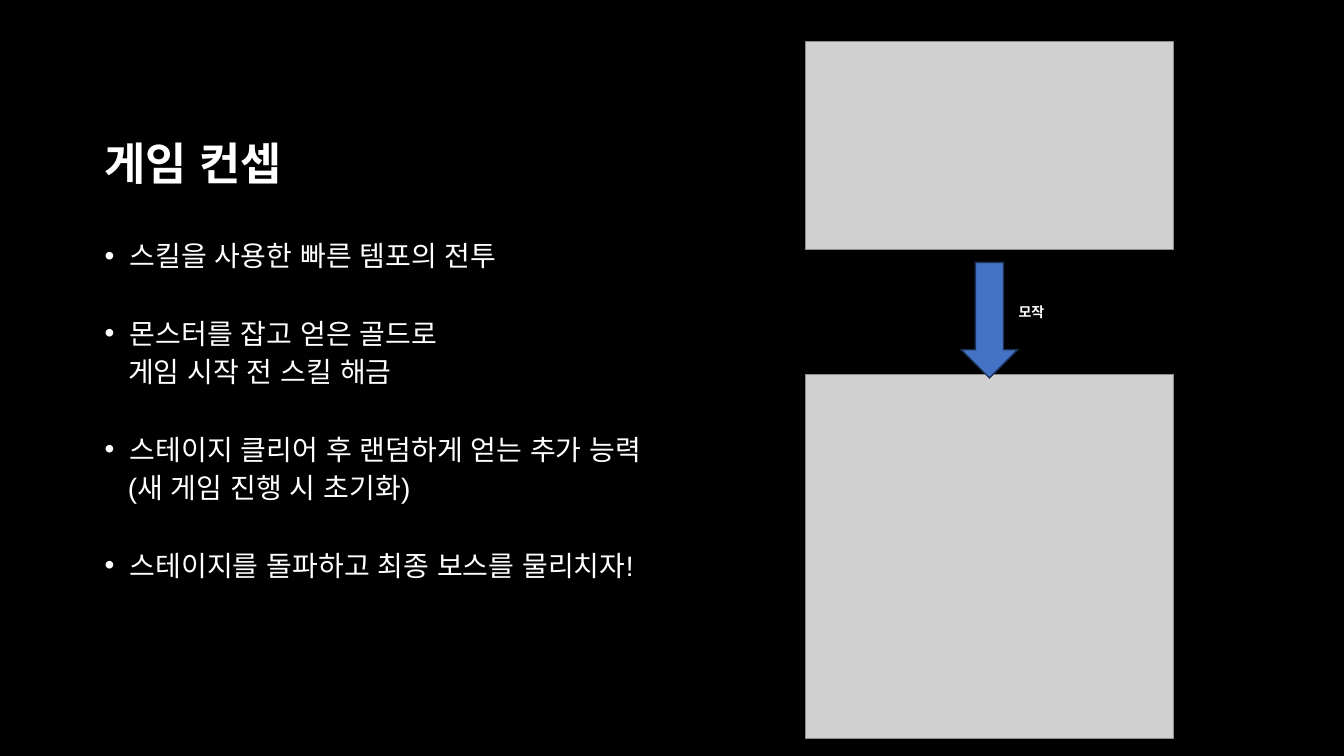
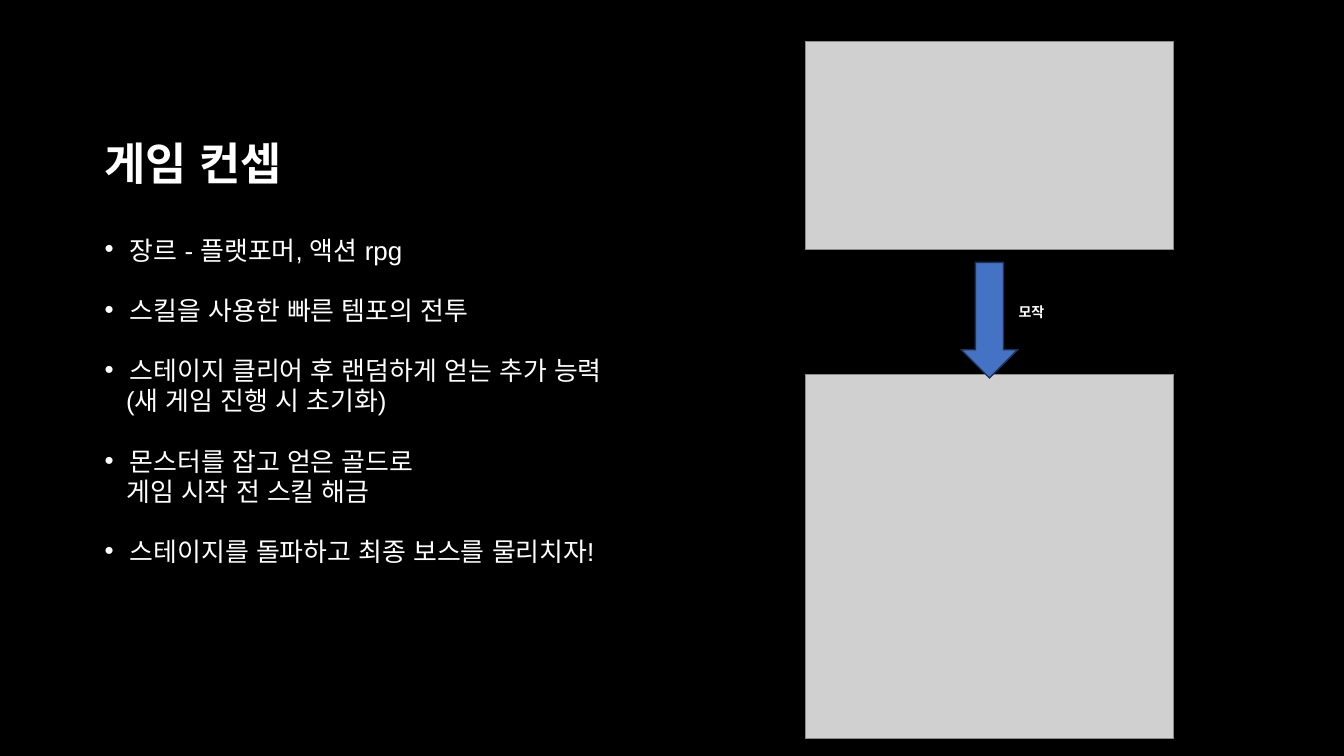
Before and after one commit to BaerBear/2DGP_TermProject_Skrr, a slide deck: slide 2 of PPT_/1st/2DGP_TermProject.pptx. Drawn at 1344x756 pixels with LibreOffice and Linux fonts; fonts in the diff are those of the drawing; grey boxes stand for pictures. Boxes give left, top, right and bottom in pixels: in the first picture for what was removed or moved away, otherwise in the second. Text is boxed around its words. In the diff, an @@ line names an element or a change of style, - is before the commit and + after.

Commit message:
ppt 내용 추가

```diff
--- a/PPT_/1st/2DGP_TermProject.pptx
+++ b/PPT_/1st/2DGP_TermProject.pptx
@@ text at (x1=130, y1=238, x2=402, y2=266): paragraph added @@
+• 장르 - 플랫포머, 액션 rpg
@@ text at (x1=126, y1=298, x2=594, y2=563): size 20 to 18.5 pt in "스킬을 사용한 빠른 템포의 전투", "몬스터를 잡고 얻은 골드로", "게임 시작 전 스킬 해금", "스테이지를 돌파하고 최종 보스를 물리치자!"; line spacing 0.9 to 0.7 @@
@@ text at (x1=126, y1=358, x2=602, y2=416): paragraphs added @@
+• 스테이지 클리어 후 랜덤하게 얻는 추가 능력
+(새 게임 진행 시 초기화)
@@ text at (x1=128, y1=436, x2=642, y2=504): paragraphs removed @@
-• 스테이지 클리어 후 랜덤하게 얻는 추가 능력
-(새 게임 진행 시 초기화)
```
Also in this commit, not shown: 1 other slide changed, 2 slides added.
